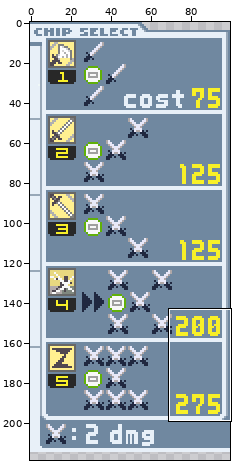
Two states of a sprite sheet, Pics/InfoPic3.png. Above, an overview of the earlier version with the close-up marked.
Close-up. First the earlier version:
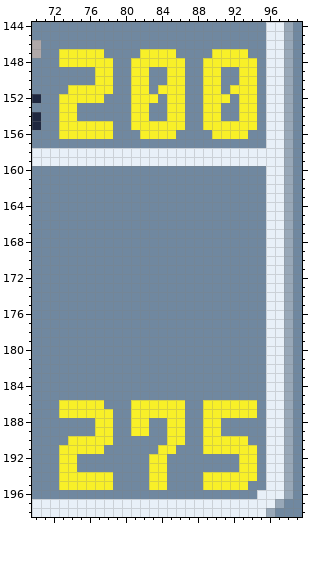
The file is 100x290 pixels. Colours within 5 levels of each other are drawn and written as one. Shown: x 70..99, y 144..198. The wide view leaves out empty margins.
The result:
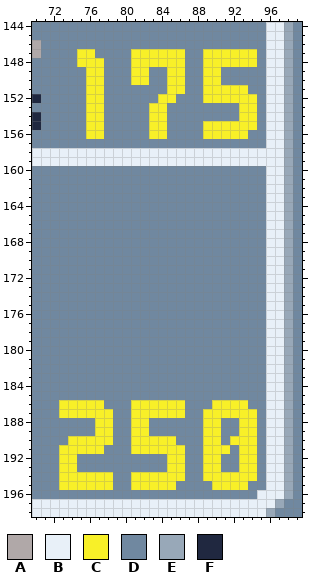
Palette (. is transparent): A #b0a8a8  B #e8f0f8  C #f8f028  D #7088a0  E #98a8b8  F #202840
Changes in this commit:
y 147: x 73..74 CC -> DD; x 77 C -> D; x 81 D -> C; x 86 D -> C; x 89 D -> C; x 94 D -> C
y 148: x 73..74 CC -> DD; x 78 C -> D
y 149..150: x 76 D -> C; x 78 C -> D; x 93..94 CC -> DD
y 151: x 74..75 CC -> DD; x 78 C -> D; x 81..82 CC -> DD; x 84 C -> D; x 91 D -> C; x 94 C -> D
y 152: x 73..75 CCC -> DDD; x 81..84 CCCD -> DDDC; x 86 C -> D; x 92 D -> C
y 153..154: x 73..74 CC -> DD; x 76..77 DD -> CC; x 81..86 CCDDCC -> DDCCDD; x 89..90 CC -> DD
y 155: x 73..75 CCC -> DDD; x 78 C -> D; x 81..82 CC -> DD; x 85..86 CC -> DD
y 156: x 73..75 CCC -> DDD; x 78 C -> D; x 82 C -> D; x 85 C -> D; x 89 D -> C
y 186: x 89 C -> D; x 94 C -> D
y 188..189: x 85..86 CC -> DD; x 93..94 DD -> CC
y 190: x 81..84 DDDD -> CCCC; x 86 C -> D; x 91 C -> D; x 94 D -> C
y 191: x 81..83 DDD -> CCC; x 86 D -> C; x 92 C -> D
y 192..193: x 83..86 CCDD -> DDCC; x 89..90 DD -> CC
y 194: x 81..82 DD -> CC; x 85..86 DD -> CC
y 195: x 81..82 DD -> CC; x 85 D -> C; x 89 C -> D
Where, in picture pixels (left, top, right, bottom), the same in both close-ups:
changed: (59, 49, 257, 139)
changed: (131, 400, 257, 490)
